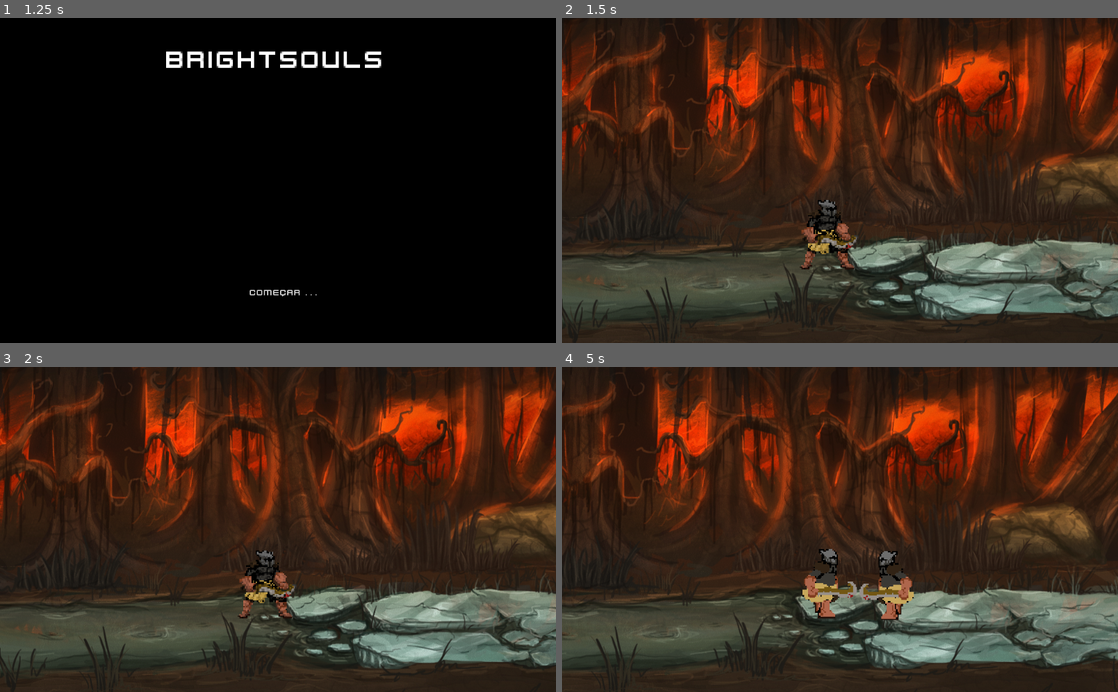
Above: before the commit, frames 1-4 (two rows, left to right).
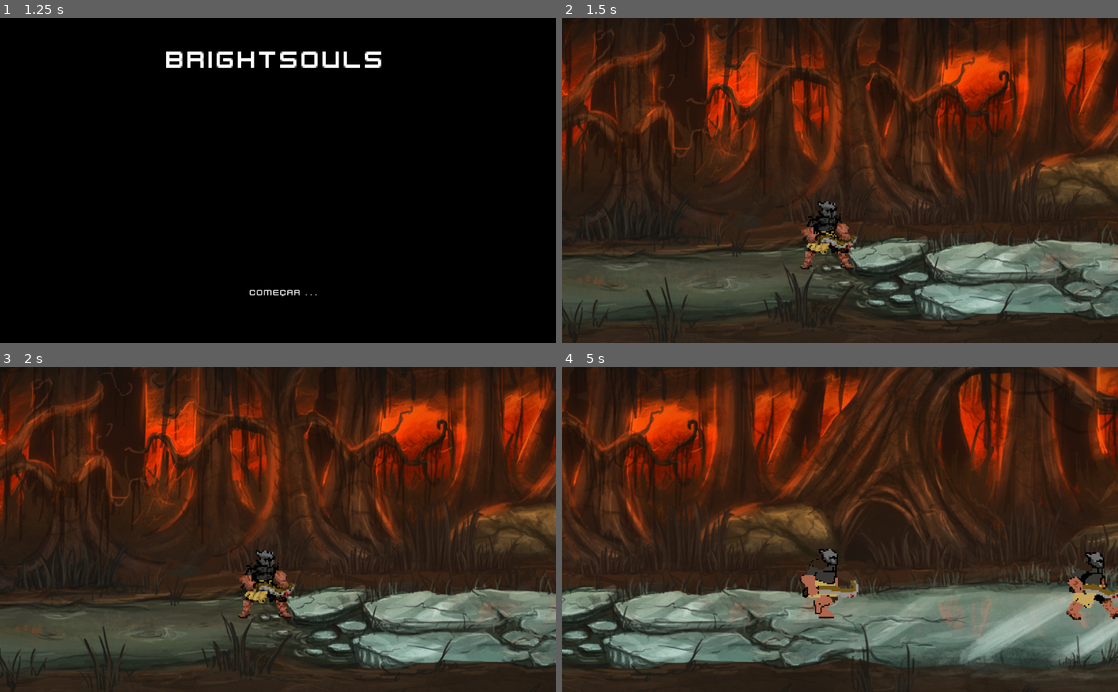
Above: after the commit, the same moments.

Repository: DouglasKosvoski/Bright
Game: Godot game, scene res://Scenes/MAIN_MENU.tscn
Same seed, same stepped clock (60 frames per second), same inputs: the game is played once before the commit and once after it. The engine's default icon, where the game draws it, is replaced by a stand-in: a white triangle on a blue panel in a dark square.
Inputs:
- Up to frame 1 (1.25 s): click "start" at 0.5 s
- Up to frame 2 (1.5 s): click "COMEÇAR . . ." at 1.25 s
- Up to frame 3 (2 s): no input
- Up to frame 4 (5 s): hold Space (space) 2.03-2.78 s; hold D (right) 2.03-3.53 s; tap Space (space) at 2.85, 4.35 s; hold A (left) 3.53-4.28 s; hold Space (space) 3.53-4.28 s; hold D (right) from 4.28 s (still down)

Frame 1 is identical in both runs. In frame 2, 0.2% of the frame differs, in the area x 43-52%, y 55-75%; in frame 3, 0.3%; in frame 4, 49%, in the area x 0-100%, y 0-100%.

Commit message:
fixed enemy acceleration

Diff:
--- a/KinematicBody2D.gd
+++ /dev/null
@@ -1,36 +0,0 @@
-extends KinematicBody2D
-
-# Declare member variables here. Examples:
-# var a = 2
-# var b = "text"
-var speed = 10
-var motion = Vector2()
-var temp = 0
-var direita = true
-# Called when the node enters the scene tree for the first time.
-func _ready():
-	get_node("Sprite/AnimatedSprite").set_flip_h(true)
-	pass # Replace with function body.
-
-func _physics_process(delta):
-	if speed > 10:
-		speed = 0
-	get_node("Sprite/AnimatedSprite").play('walking')
-	if temp > 300:
-		temp = 0
-		if direita:
-			direita = false
-			get_node("Sprite/AnimatedSprite").set_flip_h(false)
-		else:
-			direita = true
-			get_node("Sprite/AnimatedSprite").set_flip_h(true)
-	if direita:
-		motion.x -= speed
-	else:
-		motion.x += speed
-
-	temp += 1
-	motion = move_and_slide(motion, Vector2(0,-1))
-# Called every frame. 'delta' is the elapsed time since the previous frame.
-#func _process(delta):
-#	pass
--- a/Scenes/INIMIGO.tscn
+++ b/Scenes/INIMIGO.tscn
@@ -1,6 +1,6 @@
 [gd_scene load_steps=12 format=2]
 
-[ext_resource path="res://KinematicBody2D.gd" type="Script" id=1]
+[ext_resource path="res://scripts/enemy.gd" type="Script" id=1]
 [ext_resource path="res://sprites/idle/player_frame_1.png" type="Texture" id=2]
 [ext_resource path="res://sprites/idle/player_frame_2.png" type="Texture" id=3]
 [ext_resource path="res://sprites/idle/player_frame_3.png" type="Texture" id=4]
@@ -10,20 +10,20 @@
 [ext_resource path="res://sprites/walk/player_walk_3.png" type="Texture" id=8]
 [ext_resource path="res://sprites/walk/player_walk_4.png" type="Texture" id=9]
 
-[sub_resource type="SpriteFrames" id=2]
+[sub_resource type="SpriteFrames" id=1]
 animations = [ {
 "frames": [ ExtResource( 2 ), ExtResource( 3 ), ExtResource( 4 ), ExtResource( 5 ) ],
 "loop": true,
 "name": "idle",
-"speed": 5.0
+"speed": 4.0
 }, {
 "frames": [ ExtResource( 6 ), ExtResource( 7 ), ExtResource( 8 ), ExtResource( 9 ) ],
 "loop": true,
 "name": "walking",
-"speed": 5.0
+"speed": 6.0
 } ]
 
-[sub_resource type="RectangleShape2D" id=1]
+[sub_resource type="RectangleShape2D" id=2]
 extents = Vector2( 21.9251, 27.5956 )
 
 [node name="INIMIGO" type="Node2D"]
@@ -36,11 +36,11 @@
 
 [node name="AnimatedSprite" type="AnimatedSprite" parent="KinematicBody2D/Sprite"]
 position = Vector2( 0.0860138, 1.31551 )
-frames = SubResource( 2 )
+frames = SubResource( 1 )
 animation = "walking"
-frame = 1
+frame = 2
 playing = true
 
 [node name="CollisionShape2D" type="CollisionShape2D" parent="KinematicBody2D"]
 position = Vector2( 152.437, 214.794 )
-shape = SubResource( 1 )
+shape = SubResource( 2 )
--- a/Scenes/PLAYER.tscn
+++ b/Scenes/PLAYER.tscn
@@ -5,13 +5,13 @@
 [ext_resource path="res://sprites/idle/player_frame_2.png" type="Texture" id=3]
 [ext_resource path="res://sprites/idle/player_frame_3.png" type="Texture" id=4]
 [ext_resource path="res://sprites/idle/player_frame_4.png" type="Texture" id=5]
-[ext_resource path="res://sprites/attack/player_ataque_1.png" type="Texture" id=6]
-[ext_resource path="res://sprites/attack/player_ataque_2.png" type="Texture" id=7]
-[ext_resource path="res://sprites/attack/player_ataque_3.png" type="Texture" id=8]
-[ext_resource path="res://sprites/walk/player_walk_1.png" type="Texture" id=9]
-[ext_resource path="res://sprites/walk/player_walk_2.png" type="Texture" id=10]
-[ext_resource path="res://sprites/walk/player_walk_3.png" type="Texture" id=11]
-[ext_resource path="res://sprites/walk/player_walk_4.png" type="Texture" id=12]
+[ext_resource path="res://sprites/walk/player_walk_1.png" type="Texture" id=6]
+[ext_resource path="res://sprites/walk/player_walk_2.png" type="Texture" id=7]
+[ext_resource path="res://sprites/walk/player_walk_3.png" type="Texture" id=8]
+[ext_resource path="res://sprites/walk/player_walk_4.png" type="Texture" id=9]
+[ext_resource path="res://sprites/attack/player_ataque_1.png" type="Texture" id=10]
+[ext_resource path="res://sprites/attack/player_ataque_2.png" type="Texture" id=11]
+[ext_resource path="res://sprites/attack/player_ataque_3.png" type="Texture" id=12]
 [ext_resource path="res://sprites/roll/roll1.png" type="Texture" id=13]
 [ext_resource path="res://sprites/roll/roll2.png" type="Texture" id=14]
 [ext_resource path="res://sprites/roll/roll3.png" type="Texture" id=15]
@@ -28,15 +28,15 @@
 "name": "idle",
 "speed": 5.0
 }, {
-"frames": [ ExtResource( 6 ), ExtResource( 7 ), ExtResource( 8 ) ],
+"frames": [ ExtResource( 6 ), ExtResource( 7 ), ExtResource( 8 ), ExtResource( 9 ) ],
+"loop": true,
+"name": "walk",
+"speed": 6.0
+}, {
+"frames": [ ExtResource( 10 ), ExtResource( 11 ), ExtResource( 12 ) ],
 "loop": true,
 "name": "attack",
 "speed": 8.0
-}, {
-"frames": [ ExtResource( 9 ), ExtResource( 10 ), ExtResource( 11 ), ExtResource( 12 ) ],
-"loop": true,
-"name": "walk",
-"speed": 4.0
 }, {
 "frames": [ ExtResource( 13 ), ExtResource( 14 ), ExtResource( 15 ), ExtResource( 16 ), ExtResource( 17 ) ],
 "loop": true,
@@ -60,7 +60,7 @@
 [node name="AnimatedSprite" type="AnimatedSprite" parent="KinematicBody2D/Sprite"]
 frames = SubResource( 2 )
 animation = "idle"
-frame = 3
+frame = 2
 playing = true
 
 [node name="Camera2D" type="Camera2D" parent="KinematicBody2D"]
--- /dev/null
+++ b/scripts/enemy.gd
@@ -0,0 +1,34 @@
+extends KinematicBody2D
+
+var temp = 0
+var speed = 400
+var speed_factor = 2
+var motion = Vector2()
+var direita = false
+
+func _ready():
+	get_node("Sprite/AnimatedSprite").set_flip_h(direita)
+
+func _physics_process(delta):
+	var anim = get_node("Sprite/AnimatedSprite")
+
+	anim.play('walking')
+
+	if temp > 300:
+		if direita:
+			direita = false
+			anim.set_flip_h(direita)
+
+		else:
+			direita = true
+			anim.set_flip_h(direita)
+		temp = 0
+	else:
+		temp += 1
+
+	if direita:
+		motion.x = -speed/speed_factor
+	else:
+		motion.x = +speed/speed_factor
+
+	motion = move_and_slide(motion, Vector2(0,-1))
--- a/scripts/player.gd
+++ b/scripts/player.gd
@@ -2,7 +2,7 @@
 
 var motion = Vector2()
 const GRAVITY = 40
-const speed = 600
+const speed = 400
 
 onready var anim = get_node("Sprite/AnimatedSprite")
 var move = false
@@ -11,6 +11,7 @@
 var temp_roll = 0
 var temp_atk = 0
 var atk = false
+
 func _physics_process(delta):
 	motion.y += GRAVITY
 	motion.x = 0
@@ -41,13 +42,13 @@
 				roll = false
 	else:
 		if Input.is_action_pressed('left'):
-
 			dir = 'left'
 			get_node("Sprite/AnimatedSprite").set_flip_h(true)
 			move = true
 			anim.play("walk")
 			if Input.is_action_pressed('left_ctrl'):
 				roll = true
+
 		elif Input.is_action_pressed('right'):
 			dir = 'right'
 			get_node("Sprite/AnimatedSprite").set_flip_h(false)
@@ -55,6 +56,7 @@
 			anim.play("walk")
 			if Input.is_action_pressed('left_ctrl'):
 				roll = true
+
 		else:
 			if Input.is_action_pressed('left_ctrl'):
 				roll = true
@@ -67,6 +69,4 @@
 #		if is_on_floor():
 #			motion.y = -speed*1.5
 
-
-
 	motion = move_and_slide(motion, Vector2(0,-1))
